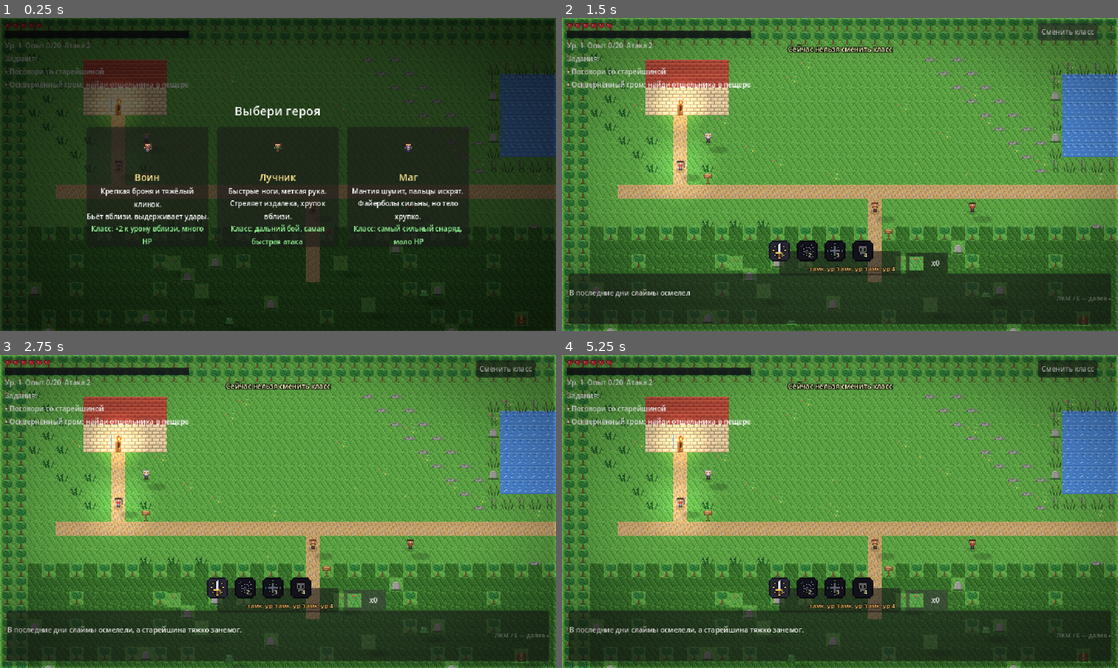
Above: before the commit, frames 1-4 (two rows, left to right).
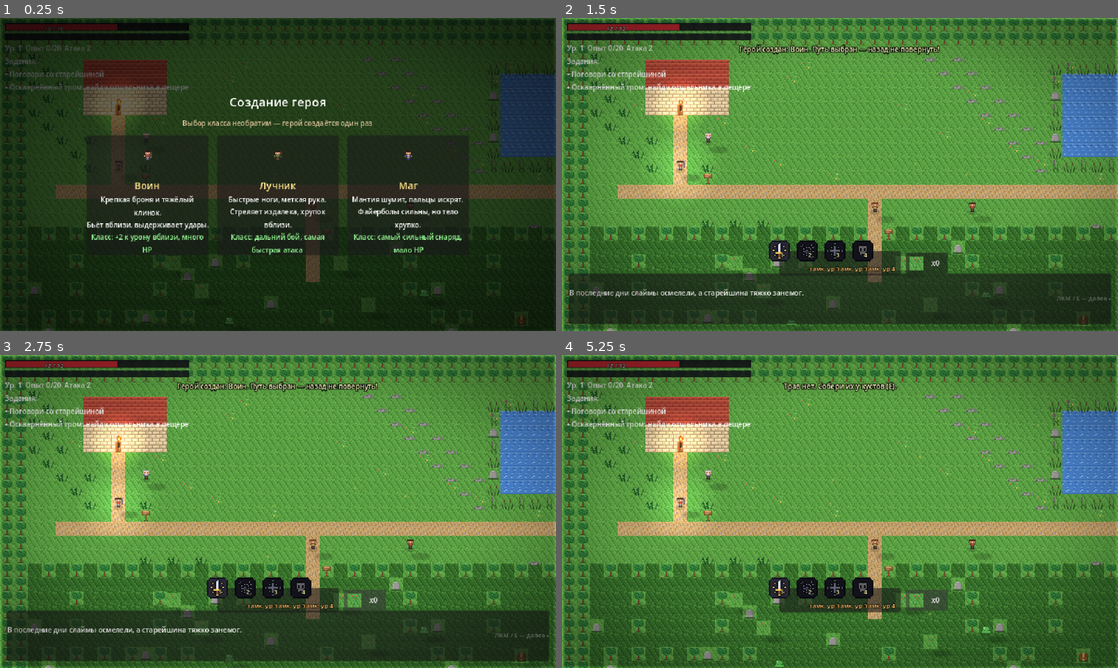
Above: after the commit, the same moments.

Repository: kgazha/shadows-of-the-northwood
Game: Godot game, scene res://scenes/main.tscn
The game is run twice, just before and just after one commit, with the same random seed, the same clock (stepped at 60 frames per second) and the same inputs.
Inputs (mouse positions are in pixels of both pictures, inside the frame that each line leads up to):
- Up to frame 1 (0.25 s): no input
- Up to frame 2 (1.5 s): tap Enter (ui_accept) at 0.5, 0.77 s; move the mouse to (706, 136) at 0.52 s; hold Space (attack) 0.53-1.25 s; click (706, 136) at 0.67 s; tap E (interact) at 0.8 s; click (1067, 30) at 1.25 s, where only the run before the commit has a clickable "Сменить класс"
- Up to frame 3 (2.75 s): click "x0" at 2 s
- Up to frame 4 (5.25 s): click (1067, 367) at 2.75 s, where only the run before the commit has a clickable "Сменить класс"; click "x0" at 3.5 s; click (1067, 367) at 4.25 s, where only the run before the commit has a clickable "Сменить класс"; click "x0" at 5 s

The runs differ from the first frame. In frame 1, 7.9% of the frame differs, in the area x 0-84%, y 1-76%; in frame 2, 3.7%; in frame 3, 3.7%; in frame 4, 19%, in the area x 0-99%, y 1-100%.

Commit message:
phase4a: A* pathfinding around obstacles, HP bar instead of hearts, one-time character creation (no class switching)

Diff:
--- a/pixel-rpg/scripts/dungeon_zone.gd
+++ b/pixel-rpg/scripts/dungeon_zone.gd
@@ -62,6 +62,20 @@
 
 func tile_to_world(t: Vector2i) -> Vector2:
 	return Vector2((t.x + 0.5) * TILE, (t.y + 0.5) * TILE + 2.0)
+
+## Проходимость клетки пещеры для поиска пути (дверь — с учётом door_opened).
+func cell_walkable(t: Vector2i) -> bool:
+	if t.x < 0 or t.y < 0 or t.y >= map_h or t.x >= map_w:
+		return false
+	var row := String(map_rows[t.y])
+	if t.x >= row.length():
+		return false
+	var ch := row[t.x]
+	if ch == "L":
+		return GameState.door_opened
+	if not CHAR_TO_TILE.has(ch):
+		return true
+	return not (int(CHAR_TO_TILE[ch]) in BLOCKING)
 
 func _atlas(index: int) -> AtlasTexture:
 	var at := AtlasTexture.new()
--- a/pixel-rpg/scripts/game_state.gd
+++ b/pixel-rpg/scripts/game_state.gd
@@ -93,18 +93,16 @@
 
 ## Выбор/смена класса: базовые статы пересчитываются, HP полный.
 func set_class(id: String) -> void:
+	if class_id != "":
+		# класс выбирается один раз на этапе создания героя и больше не меняется
+		push_warning("Класс уже выбран — смена невозможна")
+		return
 	if not Classes.CLASSES.has(id):
 		push_warning("Неизвестный класс: %s" % id)
 		return
 	class_id = id
 	recalc_max_hp()
 	heal_full()
-
-## Сброс прогресса перед сменой класса (скиллы откроются заново).
-func reset_progress_for_class_change() -> void:
-	level = 1
-	xp = 0
-	xp_next = 20
 
 func to_dict() -> Dictionary:
 	return {
--- a/pixel-rpg/scripts/hud.gd
+++ b/pixel-rpg/scripts/hud.gd
@@ -1,6 +1,6 @@
 extends CanvasLayer
-## HUD: сердца HP, полоса опыта, задания, диалоги с эффектом печати, тосты,
-## модалка «Выбери героя» и панель скиллов (спринт 2).
+## HUD: полоска HP, полоса опыта, задания, диалоги с эффектом печати, тосты,
+## этап создания героя (модалка выбора класса) и панель скиллов (спринт 2).
 
 const Classes := preload("res://scripts/classes_data.gd")
 
@@ -16,7 +16,9 @@
 const SLOT := 28.0  # размер слота иконки скилла
 
 var world: Node2D
-var heart_row: HBoxContainer
+var hp_bg: ColorRect            # полоска здоровья (вместо сердец)
+var hp_fill: ColorRect
+var hp_txt: Label
 var xp_bg: ColorRect
 var xp_fill: ColorRect
 var info: Label
@@ -32,14 +34,12 @@
 var typing := false
 var chars_shown := 0.0
 var on_end: Callable = Callable()
-var hearts_tex: Texture2D
 var portraits_tex: Texture2D
 var portraits2_tex: Texture2D
 # --- спринт 2 ---
 var skill_icons_tex: Texture2D
 var skill_panel: PanelContainer
 var skill_slots: Array = []     # словари {root, icon, cd, lvl_lbl}
-var switch_btn: Button
 var potion_btn: Button          # зелье из трав (Q)
 var marker: Polygon2D           # стрелка к цели квеста
 var marker_t := 0.0
@@ -49,7 +49,6 @@
 
 func setup(p_world: Node2D) -> void:
 	world = p_world
-	hearts_tex = load("res://assets/heart.png")
 	portraits_tex = load("res://assets/portraits.png")
 	# portraits2.png рисует параллельная команда — может отсутствовать, это штатно
 	if ResourceLoader.exists("res://assets/portraits2.png"):
@@ -58,8 +57,22 @@
 		push_warning("Нет ассета: assets/portraits2.png — отшельник без портрета")
 	var th := Theme.new()
 	th.default_font_size = 8
-	heart_row = HBoxContainer.new()
-	heart_row.add_theme_constant_override("separation", 2)
+	hp_bg = ColorRect.new()
+	hp_bg.color = Color(0.08, 0.08, 0.1, 0.9)
+	hp_bg.size = Vector2(130, 9)
+	hp_bg.custom_minimum_size = Vector2(130, 9)
+	hp_fill = ColorRect.new()
+	hp_fill.color = Color(0.72, 0.15, 0.18)
+	hp_fill.position = Vector2(1, 1)
+	hp_fill.size = Vector2(128, 7)
+	hp_bg.add_child(hp_fill)
+	hp_txt = Label.new()
+	hp_txt.add_theme_font_size_override("font_size", 7)
+	hp_txt.add_theme_color_override("font_color", Color(1, 0.92, 0.86))
+	hp_txt.add_theme_color_override("font_outline_color", Color(0, 0, 0, 0.95))
+	hp_txt.add_theme_constant_override("outline_size", 3)
+	hp_txt.position = Vector2(45, 1)
+	hp_bg.add_child(hp_txt)
 	xp_bg = ColorRect.new()
 	xp_bg.color = Color(0.08, 0.08, 0.1, 0.85)
 	xp_bg.size = Vector2(130, 8)
@@ -73,7 +86,7 @@
 	var top := VBoxContainer.new()
 	top.position = Vector2(6, 6)
 	top.add_theme_constant_override("separation", 3)
-	top.add_child(heart_row)
+	top.add_child(hp_bg)
 	top.add_child(xp_bg)
 	top.add_child(info)
 	top.add_child(quests)
@@ -194,22 +207,15 @@
 	marker.visible = true
 
 func refresh() -> void:
-	for c in heart_row.get_children():
-		c.queue_free()
-	var hearts := int(ceil(GameState.max_hp / 2.0))
-	for i in hearts:
-		var tr := TextureRect.new()
-		var at := AtlasTexture.new()
-		at.atlas = hearts_tex
-		if GameState.hp >= (i + 1) * 2:
-			at.region = Rect2(0, 0, 7, 6)
-		elif GameState.hp == i * 2 + 1:
-			at.region = Rect2(0, 0, 4, 6)
-		else:
-			at.region = Rect2(0, 0, 7, 6)
-			tr.modulate = Color(0.3, 0.15, 0.18, 0.9)
-		tr.texture = at
-		heart_row.add_child(tr)
+	var max_hp := maxi(GameState.max_hp, 1)
+	var frac := clampf(GameState.hp / float(max_hp), 0.0, 1.0)
+	hp_fill.size = Vector2(maxf(0.0, 128.0 * frac), 7)
+	# при низком здоровье полоса краснеет и чуть «пульсирует» оттенком
+	if frac <= 0.3:
+		hp_fill.color = Color(0.95, 0.22, 0.18)
+	else:
+		hp_fill.color = Color(0.72, 0.15, 0.18)
+	hp_txt.text = "%d / %d" % [GameState.hp, max_hp]
 	xp_fill.size = Vector2(maxf(0.0, 128.0 * GameState.xp / float(GameState.xp_next)), 6)
 	info.text = "Ур. %d  Опыт %d/%d  Атака %d" % [GameState.level, GameState.xp, GameState.xp_next, GameState.damage]
 	var q: Array[String] = []
@@ -360,15 +366,6 @@
 		skill_slots.append({"root": sc, "icon": icon, "cd": cdc, "lvl": lvl, "hot": hot})
 	skill_panel.theme = th
 	add_child(skill_panel)
-	# кнопка смены класса — правый верхний угол
-	switch_btn = Button.new()
-	switch_btn.text = "Сменить класс"
-	switch_btn.add_theme_font_size_override("font_size", 8)
-	switch_btn.position = Vector2(548, 6)
-	switch_btn.mouse_filter = Control.MOUSE_FILTER_STOP
-	switch_btn.pressed.connect(_on_class_switch)
-	switch_btn.theme = th
-	add_child(switch_btn)
 	# зелье из трав — справа от панели скиллов
 	potion_btn = Button.new()
 	potion_btn.add_theme_font_size_override("font_size", 8)
@@ -393,13 +390,11 @@
 	if world != null and world.has_method("drink_potion"):
 		world.drink_potion()
 
-## Перестроить иконки под текущий класс (после выбора/смены класса, загрузки сейва).
+## Перестроить иконки под текущий класс (после создания героя, загрузки сейва).
 func refresh_skills() -> void:
 	var has := GameState.class_id != ""
 	if skill_panel != null:
 		skill_panel.visible = has
-	if switch_btn != null:
-		switch_btn.visible = has
 	if not has:
 		return
 	var sids: Array = Classes.skills_for(GameState.class_id)
@@ -445,7 +440,7 @@
 		if int(sd.level) == lv:
 			GameState.toast.emit("Новый навык: %s!" % sd.name)
 
-# --- модалка «Выбери героя» ---
+# --- этап создания героя (выбор класса, необратим) ---
 
 func _build_class_modal(th: Theme) -> void:
 	modal = Control.new()
@@ -464,11 +459,18 @@
 	vb.mouse_filter = Control.MOUSE_FILTER_IGNORE
 	center.add_child(vb)
 	var title := Label.new()
-	title.text = "Выбери героя"
+	title.text = "Создание героя"
 	title.add_theme_font_size_override("font_size", 14)
 	title.horizontal_alignment = HORIZONTAL_ALIGNMENT_CENTER
 	title.mouse_filter = Control.MOUSE_FILTER_IGNORE
 	vb.add_child(title)
+	var subtitle := Label.new()
+	subtitle.text = "Выбор класса необратим — герой создаётся один раз"
+	subtitle.add_theme_font_size_override("font_size", 8)
+	subtitle.add_theme_color_override("font_color", Color(0.85, 0.75, 0.6))
+	subtitle.horizontal_alignment = HORIZONTAL_ALIGNMENT_CENTER
+	subtitle.mouse_filter = Control.MOUSE_FILTER_IGNORE
+	vb.add_child(subtitle)
 	var cards := HBoxContainer.new()
 	cards.add_theme_constant_override("separation", 10)
 	cards.mouse_filter = Control.MOUSE_FILTER_IGNORE
@@ -543,17 +545,8 @@
 	modal.visible = false
 	modal_shown = false
 	GameState.input_locked = false
-	GameState.toast.emit("Класс выбран: %s" % String(Classes.CLASSES[id].name))
+	GameState.toast.emit("Герой создан: %s. Путь выбран — назад не повернуть!" % String(Classes.CLASSES[id].name))
 	refresh_skills()
 	if class_chosen_cb.is_valid():
 		class_chosen_cb.call()
 	class_chosen_cb = Callable()
-
-func _on_class_switch() -> void:
-	if is_dialog_open() or modal_shown:
-		GameState.toast.emit("Сейчас нельзя сменить класс")
-		return
-	GameState.reset_progress_for_class_change()
-	GameState.stats_changed.emit()
-	GameState.toast.emit("Внимание: уровень и опыт будут сброшены до 1!")
-	show_class_modal()
--- /dev/null
+++ b/pixel-rpg/scripts/nav.gd
@@ -0,0 +1,113 @@
+extends RefCounted
+## Чистые функции пути: A* по тайловой сетке (8 направлений, без срезания углов)
+## + сглаживание пути «натягиванием верёвки» (LOS). Никакого состояния.
+## walkable — Callable(Vector2i) -> bool.
+
+static func astar(walkable: Callable, w: int, h: int, start: Vector2i, goal: Vector2i) -> Array:
+	if start == goal:
+		return []
+	goal = _clamp_free(walkable, w, h, goal)
+	start = _clamp_free(walkable, w, h, start)
+	if start == Vector2i(-1, -1) or goal == Vector2i(-1, -1) or start == goal:
+		return []
+	var dirs := [
+		Vector2i(1, 0), Vector2i(-1, 0), Vector2i(0, 1), Vector2i(0, -1),
+		Vector2i(1, 1), Vector2i(1, -1), Vector2i(-1, 1), Vector2i(-1, -1),
+	]
+	var open: Array = [start]
+	var g := {start: 0.0}
+	var came := {}
+	var closed := {}
+	var guard := 0
+	while not open.is_empty() and guard < 40000:
+		guard += 1
+		var bi := 0
+		var bf: float = g[open[0]] + _octile(open[0], goal)
+		for i in range(1, open.size()):
+			var f: float = g[open[i]] + _octile(open[i], goal)
+			if f < bf:
+				bf = f
+				bi = i
+		var cur: Vector2i = open[bi]
+		open.remove_at(bi)
+		if cur == goal:
+			return _unwind(came, goal)
+		closed[cur] = true
+		for d: Vector2i in dirs:
+			var nxt: Vector2i = cur + d
+			if nxt.x < 0 or nxt.y < 0 or nxt.x >= w or nxt.y >= h:
+				continue
+			if closed.has(nxt) or not walkable.call(nxt):
+				continue
+			if d.x != 0 and d.y != 0:  # без срезания углов
+				if not walkable.call(Vector2i(nxt.x, cur.y)) or not walkable.call(Vector2i(cur.x, nxt.y)):
+					continue
+			var step: float = 1.4142 if (d.x != 0 and d.y != 0) else 1.0
+			var ng: float = g[cur] + step
+			if g.has(nxt) and ng >= g[nxt]:
+				continue
+			g[nxt] = ng
+			came[nxt] = cur
+			if not open.has(nxt):
+				open.append(nxt)
+	return []  # недостижимо
+
+## LOS-сглаживание: убирает «лесенку» тайлов, оставляя диагонали и повороты.
+static func simplify(path: Array, walkable: Callable) -> Array:
+	if path.size() <= 2:
+		return path.duplicate()
+	var out: Array = [path[0]]
+	var i := 0
+	while i < path.size() - 1:
+		var j := path.size() - 1
+		while j > i + 1 and not los(path[i], path[j], walkable):
+			j -= 1
+		out.append(path[j])
+		i = j
+	return out
+
+## Прямая видимость между тайлами: все клетки вдоль линии проходимы.
+static func los(a: Vector2i, b: Vector2i, walkable: Callable) -> bool:
+	var steps := maxi(absi(b.x - a.x), absi(b.y - a.y)) * 4
+	if steps <= 0:
+		return true
+	for s in range(1, steps + 1):
+		var t := float(s) / float(steps)
+		var c := Vector2i(int(round(lerpf(a.x, b.x, t))), int(round(lerpf(a.y, b.y, t))))
+		if not walkable.call(c):
+			return false
+	return true
+
+static func _octile(a: Vector2i, b: Vector2i) -> float:
+	var dx := absi(a.x - b.x)
+	var dy := absi(a.y - b.y)
+	return float(maxi(dx, dy)) + 0.4142 * float(mini(dx, dy))
+
+static func _unwind(came: Dictionary, goal: Vector2i) -> Array:
+	var out: Array = [goal]
+	var cur := goal
+	while came.has(cur):
+		cur = came[cur]
+		out.append(cur)
+	out.reverse()
+	out.pop_front()  # стартовая клетка не нужна
+	return out
+
+## Тайл в границах и проходим; иначе — ближайший свободный (кольцами), или (-1,-1).
+static func _clamp_free(walkable: Callable, w: int, h: int, t: Vector2i) -> Vector2i:
+	var inside := t.x >= 0 and t.y >= 0 and t.x < w and t.y < h
+	if inside and walkable.call(t):
+		return t
+	var cx := clampi(t.x, 0, w - 1)
+	var cy := clampi(t.y, 0, h - 1)
+	if walkable.call(Vector2i(cx, cy)):
+		return Vector2i(cx, cy)
+	for r in range(1, 6):
+		for dy in range(-r, r + 1):
+			for dx in range(-r, r + 1):
+				if maxi(absi(dx), absi(dy)) != r:
+					continue
+				var c := Vector2i(cx + dx, cy + dy)
+				if c.x >= 0 and c.y >= 0 and c.x < w and c.y < h and walkable.call(c):
+					return c
+	return Vector2i(-1, -1)
--- a/pixel-rpg/scripts/player.gd
+++ b/pixel-rpg/scripts/player.gd
@@ -22,6 +22,9 @@
 var attack_target: Node2D = null   # догнать и бить
 var attack_origin := Vector2.INF   # точка отмены по leash
 var interact_target = null         # дойти и try_interact()
+var path: Array = []               # waypoints мировых точек (A* по тайлам)
+var _repath_t := 0.0
+var _stuck_t := 0.0
 # --- скиллы ---
 var skill_cd := [0.0, 0.0, 0.0, 0.0]  # НЕ сериализуются
 var pending_mult := 1.0               # «Мощный удар»: множитель следующего мили-удара
@@ -80,6 +83,7 @@
 func command_move(p: Vector2) -> void:
 	cancel_orders()
 	move_target = p
+	path = world.build_path(global_position, p)
 
 func command_attack(e: Node2D) -> void:
 	cancel_orders()
@@ -89,6 +93,8 @@
 func command_interact(obj) -> void:
 	cancel_orders()
 	interact_target = obj
+	if obj != null and obj is Node2D:
+		path = world.build_path(global_position, (obj as Node2D).global_position)
 
 func cancel_orders() -> void:
 	move_target = Vector2.INF
@@ -96,6 +102,15 @@
 	interact_target = null
 	attack_origin = Vector2.INF
 	pending_mult = 1.0
+	path = []
+
+## Куда бежим прямо сейчас: ближайший waypoint пути, иначе — прямая к цели.
+func _next_step_want(goal: Vector2) -> Vector2:
+	while not path.is_empty() and global_position.distance_to(path[0]) < 3.0:
+		path.remove_at(0)
+	if not path.is_empty():
+		return global_position.direction_to(path[0])
+	return global_position.direction_to(goal)
 
 func _physics_process(delta: float) -> void:
 	attack_cd = maxf(0.0, attack_cd - delta)
@@ -135,8 +150,10 @@
 		do_attack()
 
 ## Исполнение активного приказа. Приоритет: атака > взаимодействие > идти в точку.
+## Ход — по A*-пути вокруг стен; враг близко и видно напрямую — идём прямо.
 func _execute_orders(delta: float) -> void:
 	var want := Vector2.ZERO
+	var goal := Vector2.INF  # финальная точка приказа (для перестроения пути)
 	if attack_target != null:
 		if not is_instance_valid(attack_target):
 			attack_target = null
@@ -148,34 +165,57 @@
 			if d <= float(class_data().radius):
 				_attack_in_range()
 			else:
-				want = (attack_target.global_position - global_position).normalized()
+				goal = attack_target.global_position
+				if d <= float(class_data().radius) + 26.0 and world.line_clear(global_position, goal):
+					path = []  # цель видна — прямая без обхода
+					want = global_position.direction_to(goal)
+				else:
+					_repath_t -= delta
+					if _repath_t <= 0.0:
+						_repath_t = 0.45
+						path = world.build_path(global_position, goal)
+					want = _next_step_want(goal)
 	if want == Vector2.ZERO and interact_target != null:
 		if not is_instance_valid(interact_target):
 			interact_target = null
+			path = []
 		else:
 			var di := global_position.distance_to(interact_target.global_position)
 			if di <= INTERACT_DIST:
 				var it = interact_target
 				interact_target = null
+				path = []
 				if it.has_method("try_interact"):
 					it.try_interact()
 			else:
-				want = (interact_target.global_position - global_position).normalized()
+				goal = interact_target.global_position
+				want = _next_step_want(goal)
 	if want == Vector2.ZERO and move_target != Vector2.INF and attack_target == null and interact_target == null:
 		var dm := global_position.distance_to(move_target)
 		if dm <= ARRIVE:
 			move_target = Vector2.INF
+			path = []
 		else:
-			want = (move_target - global_position).normalized()
+			goal = move_target
+			want = _next_step_want(goal)
 	velocity = want * float(class_data().speed)
 	if want != Vector2.ZERO:
 		var prev := global_position
 		move_and_slide()
-		# line movement: упёрся в стену — приказ «идти/взаимодействовать» отменяется
+		# упёрлись: путь есть — перестроить; пути нет — отменить приказ (старое поведение)
 		var moved := global_position.distance_to(prev)
-		if moved < float(class_data().speed) * delta * CANCEL_RATIO and attack_target == null:
-			move_target = Vector2.INF
-			interact_target = null
+		if moved < float(class_data().speed) * delta * CANCEL_RATIO:
+			_stuck_t += delta
+			if _stuck_t > 0.45:
+				_stuck_t = 0.0
+				if goal != Vector2.INF and not path.is_empty():
+					path = world.build_path(global_position, goal)
+				elif attack_target == null:
+					move_target = Vector2.INF
+					interact_target = null
+					path = []
+		else:
+			_stuck_t = 0.0
 	else:
 		move_and_slide()
 
--- a/pixel-rpg/scripts/world.gd
+++ b/pixel-rpg/scripts/world.gd
@@ -5,6 +5,7 @@
 ## переход — затемнение, смена видимости зон и телепорт героя.
 
 const TILE := 16
+const Nav := preload("res://scripts/nav.gd")
 const CHAR_TO_TILE := {
 	"g": 0, "G": 1, "f": 2, "d": 3, "w": 4, "t": 5, "W": 6, "R": 7,
 	"D": 8, "#": 9, "r": 12, "s": 13, "T": 15,
@@ -392,6 +393,47 @@
 				bd = d
 				best = h
 	return best
+
+# --- навигация: путь в обход препятствий ---
+
+func _village_walkable(t: Vector2i) -> bool:
+	if t.x < 0 or t.y < 0 or t.y >= map_h or t.x >= map_w:
+		return false
+	var row := String(map_rows[t.y])
+	if t.x >= row.length():
+		return false
+	var ch := row[t.x]
+	if not CHAR_TO_TILE.has(ch):
+		return true
+	return not (int(CHAR_TO_TILE[ch]) in BLOCKING)
+
+func _active_nav() -> Dictionary:
+	if GameState.in_cave and dungeon_zone != null:
+		return {"w": dungeon_zone.map_w, "h": dungeon_zone.map_h, "walk": dungeon_zone.cell_walkable, "base": CAVE_OFFSET}
+	return {"w": map_w, "h": map_h, "walk": _village_walkable, "base": Vector2.ZERO}
+
+static func _world_to_tile(p: Vector2, base: Vector2) -> Vector2i:
+	var l := p - base
+	return Vector2i(int(floor(l.x / TILE)), int(floor(l.y / TILE)))
+
+## Мирные точки -> массив мировых точек пути (пусто — прямая/недостижимо).
+func build_path(from_w: Vector2, to_w: Vector2) -> Array:
+	var ctx := _active_nav()
+	var st := _world_to_tile(from_w, ctx["base"])
+	var gt := _world_to_tile(to_w, ctx["base"])
+	var raw: Array = Nav.astar(ctx["walk"], int(ctx["w"]), int(ctx["h"]), st, gt)
+	if raw.is_empty():
+		return []
+	var simp: Array = Nav.simplify(raw, ctx["walk"])
+	var out: Array = []
+	for t: Vector2i in simp:
+		out.append(ctx["base"] + tile_to_world(t))
+	return out
+
+## Прямая линия свободна (для «короткой дистанции — без обхода»).
+func line_clear(a: Vector2, b: Vector2) -> bool:
+	var ctx := _active_nav()
+	return Nav.los(_world_to_tile(a, ctx["base"]), _world_to_tile(b, ctx["base"]), ctx["walk"])
 
 # --- переход между зонами ---
 
Not shown, changed: DEV-NOTES.md
